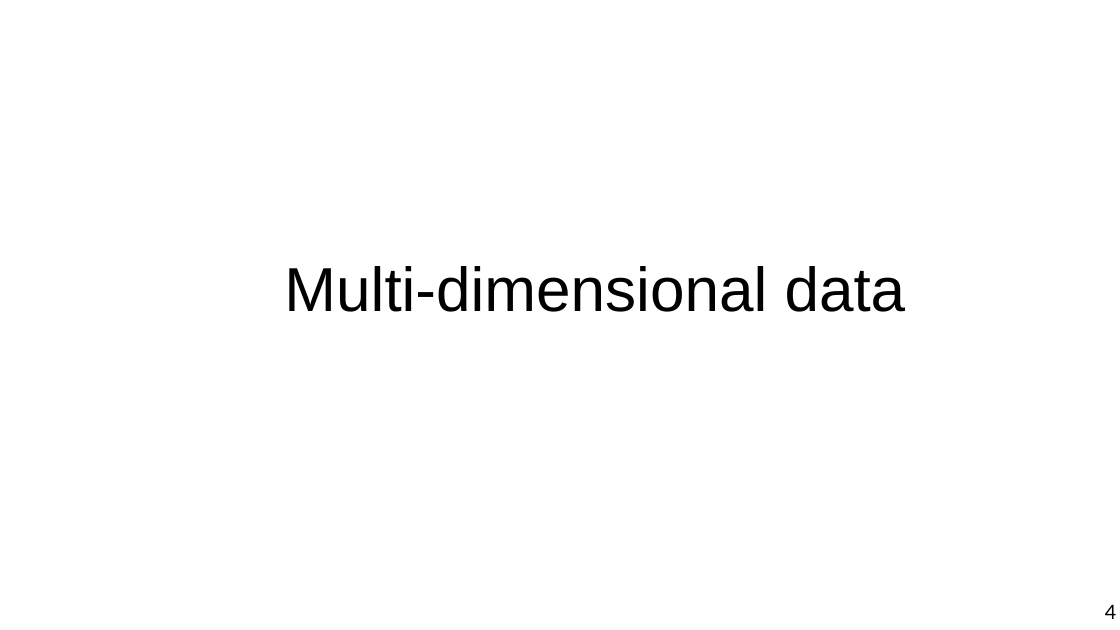
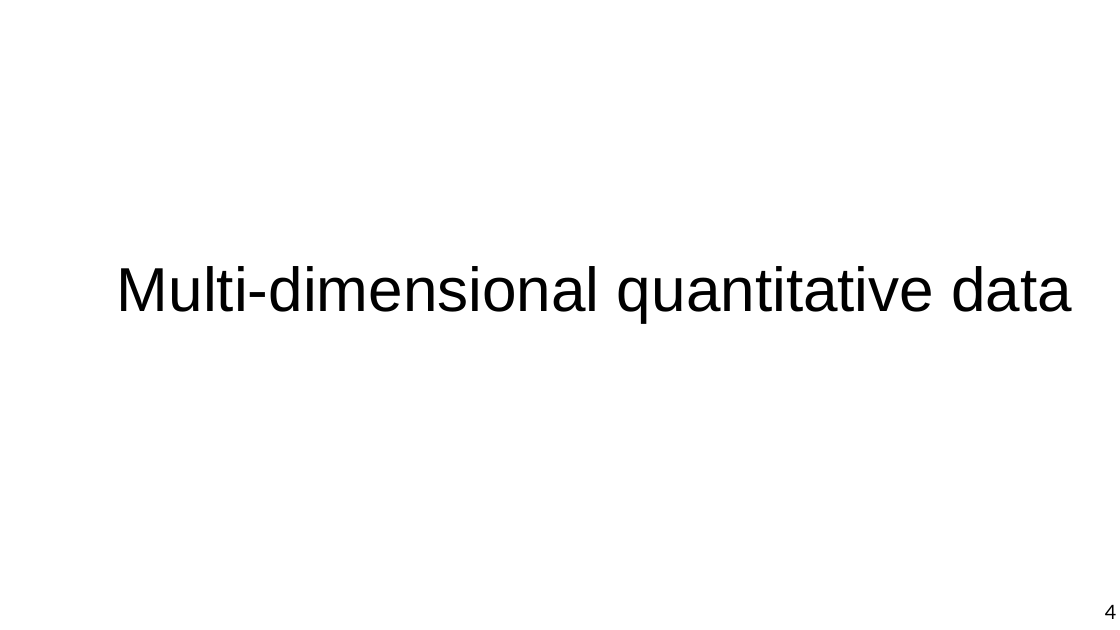
Before and after one commit to chatox/data-mining-course, a slide deck: slide 4 of theory/tt03_similarity.odp. Drawn at 1120x630 pixels with LibreOffice and Linux fonts; fonts in the diff are those of the drawing. Boxes give left, top, right and bottom in pixels: in the first picture for what was removed or moved away, otherwise in the second. Text is boxed around its words. In the diff, an @@ line names an element or a change of style, - is before the commit and + after.

```diff
--- a/theory/tt03_similarity.odp
+++ b/theory/tt03_similarity.odp
@@ title at bbox=[117, 266, 1072, 322]: text changed @@
-Multi-dimensional data
+Multi-dimensional quantitative data
```
Also in this commit, not shown: 16 slides added, 1 slide removed.
